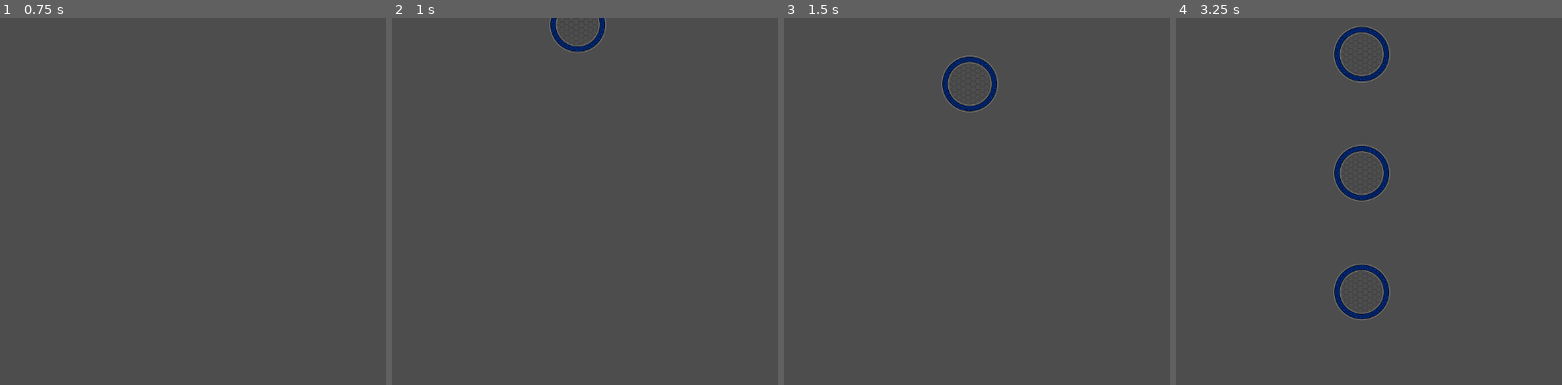
Above: before the commit, frames 1-4 (left to right).
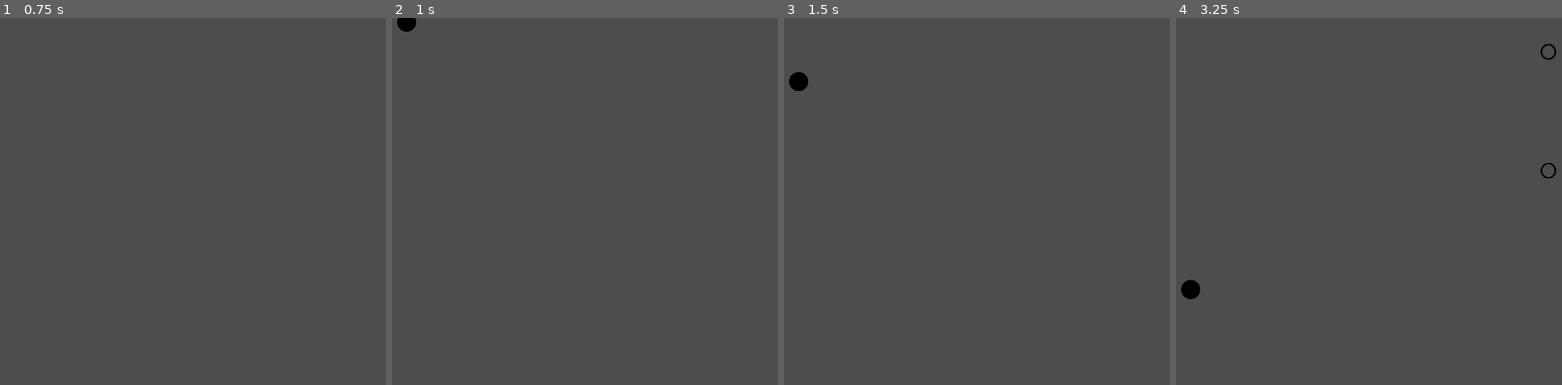
Above: after the commit, the same moments.

Repository: frsbrito/berimbau--toques-da-resist-ncia
Game: Godot game, scene res://scenes/fase_ritmo.tscn
Same seed, same stepped clock (60 frames per second), same inputs: the game is played once before the commit and once after it.
Inputs:
- Up to frame 1 (0.75 s): tap Enter at 0.5 s
- Up to frame 2 (1 s): no input
- Up to frame 3 (1.5 s): no input
- Up to frame 4 (3.25 s): no input

Frame 1 is identical in both runs. In frame 2, 0.6% of the frame differs, in the area x 1-56%, y 0-10%; in frame 3, 0.9%; in frame 4, 2.4%, in the area x 1-99%, y 2-83%.

Commit message:
Adicionar outras notas

Diff:
--- /dev/null
+++ b/assets/img/empty-circle.svg
@@ -0,0 +1,4 @@
+<?xml version="1.0" encoding="utf-8"?><!-- Uploaded to: SVG Repo, www.svgrepo.com, Generator: SVG Repo Mixer Tools -->
+<svg width="800px" height="800px" viewBox="0 0 24 24" fill="none" xmlns="http://www.w3.org/2000/svg">
+<path d="M21 12C21 16.9706 16.9706 21 12 21C7.02944 21 3 16.9706 3 12C3 7.02944 7.02944 3 12 3C16.9706 3 21 7.02944 21 12Z" stroke="#000000" stroke-width="2" stroke-linecap="round" stroke-linejoin="round"/>
+</svg>
--- /dev/null
+++ b/assets/img/full-circle.svg
@@ -0,0 +1,4 @@
+<?xml version="1.0" encoding="utf-8"?><!-- Uploaded to: SVG Repo, www.svgrepo.com, Generator: SVG Repo Mixer Tools -->
+<svg width="800px" height="800px" viewBox="0 0 16 16" fill="none" xmlns="http://www.w3.org/2000/svg">
+<circle cx="8" cy="8" r="8" fill="#000000"/>
+</svg>
--- /dev/null
+++ b/assets/img/half-circle.svg
@@ -0,0 +1,4 @@
+<?xml version="1.0" encoding="utf-8"?><!-- Uploaded to: SVG Repo, www.svgrepo.com, Generator: SVG Repo Mixer Tools -->
+<svg width="800px" height="800px" viewBox="0 0 24 24" fill="none" xmlns="http://www.w3.org/2000/svg">
+<path d="M12.5 7L9 12H15L11.5 17M21 12C21 16.9706 16.9706 21 12 21C7.02944 21 3 16.9706 3 12C3 7.02944 7.02944 3 12 3C16.9706 3 21 7.02944 21 12Z" stroke="#000000" stroke-width="2" stroke-linecap="round" stroke-linejoin="round"/>
+</svg>
--- a/scenes/Nota.tscn
+++ /dev/null
@@ -1,16 +0,0 @@
-[gd_scene load_steps=4 format=3 uid="uid://by4lfljqkyxvj"]
-
-[ext_resource type="Texture2D" uid="uid://cv61ceg7ekeh7" path="res://assets/img/circle.png" id="1_a8oiy"]
-[ext_resource type="Script" uid="uid://nfgy8gr2bwkm" path="res://scripts/Nota.gd" id="1_ylhuh"]
-
-[sub_resource type="CircleShape2D" id="CircleShape2D_ylhuh"]
-radius = 46.0435
-
-[node name="Nota" type="Area2D"]
-script = ExtResource("1_ylhuh")
-
-[node name="Sprite2D" type="Sprite2D" parent="."]
-texture = ExtResource("1_a8oiy")
-
-[node name="CollisionShape2D" type="CollisionShape2D" parent="."]
-shape = SubResource("CircleShape2D_ylhuh")
--- /dev/null
+++ b/scenes/NotaAguda.tscn
@@ -0,0 +1,17 @@
+[gd_scene load_steps=4 format=3 uid="uid://mcfuydsafsto"]
+
+[ext_resource type="Script" uid="uid://nfgy8gr2bwkm" path="res://scripts/Nota.gd" id="1_a0wl3"]
+[ext_resource type="Texture2D" uid="uid://bneie1iclvs10" path="res://assets/img/empty-circle.svg" id="2_a0wl3"]
+
+[sub_resource type="CircleShape2D" id="CircleShape2D_ylhuh"]
+radius = 13.0
+
+[node name="Nota" type="Area2D"]
+script = ExtResource("1_a0wl3")
+
+[node name="Sprite2D" type="Sprite2D" parent="."]
+scale = Vector2(0.039, 0.04)
+texture = ExtResource("2_a0wl3")
+
+[node name="CollisionShape2D" type="CollisionShape2D" parent="."]
+shape = SubResource("CircleShape2D_ylhuh")
--- /dev/null
+++ b/scenes/NotaGrave.tscn
@@ -0,0 +1,17 @@
+[gd_scene load_steps=4 format=3 uid="uid://b8i80yrwxpmyo"]
+
+[ext_resource type="Script" uid="uid://nfgy8gr2bwkm" path="res://scripts/Nota.gd" id="1_5ekdr"]
+[ext_resource type="Texture2D" uid="uid://dvt25dl0fatw7" path="res://assets/img/full-circle.svg" id="2_5ekdr"]
+
+[sub_resource type="CircleShape2D" id="CircleShape2D_ylhuh"]
+radius = 16.0
+
+[node name="Nota" type="Area2D"]
+script = ExtResource("1_5ekdr")
+
+[node name="Sprite2D" type="Sprite2D" parent="."]
+scale = Vector2(0.04, 0.04)
+texture = ExtResource("2_5ekdr")
+
+[node name="CollisionShape2D" type="CollisionShape2D" parent="."]
+shape = SubResource("CircleShape2D_ylhuh")
--- /dev/null
+++ b/scenes/NotaMedia.tscn
@@ -0,0 +1,18 @@
+[gd_scene load_steps=4 format=3 uid="uid://71b10mac50fk"]
+
+[ext_resource type="Script" uid="uid://nfgy8gr2bwkm" path="res://scripts/Nota.gd" id="1_3b7f0"]
+[ext_resource type="Texture2D" uid="uid://dk5teevuquj4b" path="res://assets/img/half-circle.svg" id="2_3b7f0"]
+
+[sub_resource type="CircleShape2D" id="CircleShape2D_ylhuh"]
+radius = 13.0
+
+[node name="Nota" type="Area2D"]
+script = ExtResource("1_3b7f0")
+
+[node name="Sprite2D" type="Sprite2D" parent="."]
+modulate = Color(1, 0.02, 0.02, 1)
+scale = Vector2(0.04, 0.04)
+texture = ExtResource("2_3b7f0")
+
+[node name="CollisionShape2D" type="CollisionShape2D" parent="."]
+shape = SubResource("CircleShape2D_ylhuh")
--- a/scenes/fase_ritmo.tscn
+++ b/scenes/fase_ritmo.tscn
@@ -11,7 +11,7 @@
 autoplay = true
 
 [node name="SpawnArea" type="Marker2D" parent="."]
-position = Vector2(587, 11)
+position = Vector2(575, 7)
 
 [node name="Timer" type="Timer" parent="."]
 autostart = true
--- a/scripts/fase_ritmo.gd
+++ b/scripts/fase_ritmo.gd
@@ -1,17 +1,35 @@
 extends Node2D
 
-@onready var nota_scene = preload("res://scenes/Nota.tscn")
+@onready var audio = $AudioStreamPlayer
 @onready var spawn_point = $SpawnArea
-@onready var audio = $AudioStreamPlayer
+@onready var timer = $Timer
+
+@onready var nota_grave_scene = preload("res://scenes/NotaGrave.tscn")
+@onready var nota_media_scene = preload("res://scenes/NotaMedia.tscn")
+@onready var nota_aguda_scene = preload("res://scenes/NotaAguda.tscn")
+
+var posicoes_x = {
+	"grave": 300,
+	"media": 600,
+	"aguda": 900
+}
 
 func _ready():
 	audio.play()
+	timer.start()
 
 func _on_timer_timeout():
-	var nota = nota_scene.instantiate()
-	nota.position = spawn_point.global_position
+	# Escolhe aleatoriamente uma das 3 notas
+	var tipo = ["grave", "media", "aguda"].pick_random()
+	var nota
+
+	match tipo:
+		"grave":
+			nota = nota_grave_scene.instantiate()
+		"media":
+			nota = nota_media_scene.instantiate()
+		"aguda":
+			nota = nota_aguda_scene.instantiate()
+
+	nota.position = Vector2(posicoes_x[tipo], spawn_point.global_position.y)
 	add_child(nota)
-
-
-#func _on_timer_timeout() -> void:
-	#pass # Replace with function body.
Binary file removed: assets/img/circle.png
Not shown, changed: assets/img/empty-circle.svg.import
Not shown, added: assets/img/full-circle.svg.import
Not shown, added: assets/img/half-circle.svg.import
